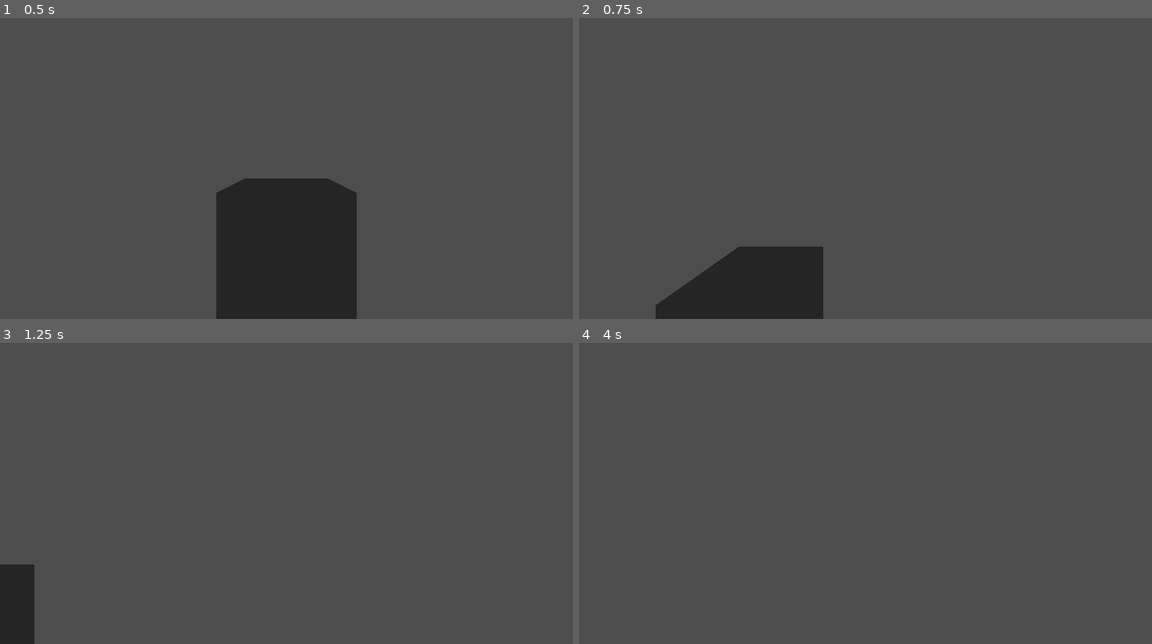
Above: before the commit, frames 1-4 (two rows, left to right).
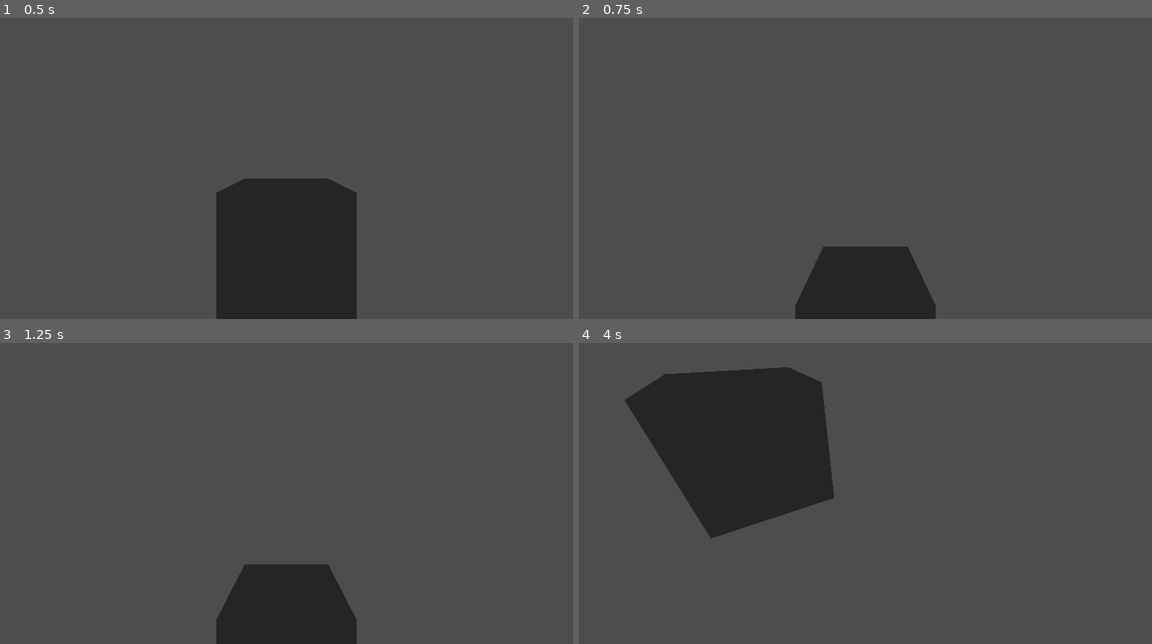
Above: after the commit, the same moments.

Repository: MichaelOdermatt/BasicGameTemplate
Game: Godot game, scene res://Assets/Scenes/Level1.tscn
Same seed, same stepped clock (60 frames per second), same inputs: the game is played once before the commit and once after it.
Inputs (mouse positions are in pixels of both pictures, inside the frame that each line leads up to):
- Up to frame 1 (0.5 s): no input
- Up to frame 2 (0.75 s): tap Enter (ui_accept) at 0.5 s; move the mouse to (991, 141) at 0.52 s; hold Right (ui_right) from 0.53 s (still down); click (991, 141) at 0.67 s
- Up to frame 3 (1.25 s): keep holding Right (ui_right); tap Enter (ui_accept) at 0.77 s
- Up to frame 4 (4 s): move the mouse to (750, 499) at 1.27 s; release Right (ui_right) at 1.28 s; hold Down (ui_down) 1.28-2.03 s; click (750, 499) at 1.42 s; tap Enter (ui_accept) at 1.52, 3.02, 3.5, 3.77 s; move the mouse to (922, 412) at 2.02 s; hold Right (ui_right) 2.03-2.78 s; click (922, 412) at 2.17 s; move the mouse to (836, 547) at 2.77 s; hold Up (ui_up) 2.78-3.53 s; click (836, 547) at 2.92 s; move the mouse to (1037, 529) at 3.52 s; hold Left (ui_left) from 3.53 s (still down); click (1037, 529) at 3.67 s

Frame 1 is identical in both runs. In frame 2, 9.2% of the frame differs, in the area x 13-63%, y 75-100%; in frame 3, 7.2%; in frame 4, 15%, in the area x 8-45%, y 8-65%.

Commit message:
Added player controller

Diff:
--- a/Assets/Scenes/Player.tscn
+++ b/Assets/Scenes/Player.tscn
@@ -1,10 +1,12 @@
-[gd_scene load_steps=3 format=3 uid="uid://x0bvv5xlt1xx"]
+[gd_scene load_steps=4 format=3 uid="uid://x0bvv5xlt1xx"]
 
 [ext_resource type="Script" path="res://Assets/Scripts/Player/BasicMovement.gd" id="1_3dxe5"]
+[ext_resource type="Script" path="res://Assets/Scripts/Player/Player.gd" id="1_k2u02"]
 
 [sub_resource type="CapsuleShape3D" id="CapsuleShape3D_marhc"]
 
 [node name="Player" type="Node"]
+script = ExtResource("1_k2u02")
 
 [node name="CharacterBody3D" type="CharacterBody3D" parent="."]
 collision_mask = 2
@@ -14,5 +16,7 @@
 transform = Transform3D(1, 0, 0, 0, 1, 0, 0, 0, 1, 0, 1, 0)
 shape = SubResource("CapsuleShape3D_marhc")
 
-[node name="Camera3D" type="Camera3D" parent="CharacterBody3D"]
+[node name="Neck" type="Node3D" parent="CharacterBody3D"]
+
+[node name="Camera3D" type="Camera3D" parent="CharacterBody3D/Neck"]
 transform = Transform3D(1, 0, 0, 0, 1, 0, 0, 0, 1, 0, 1.75, 0)
--- a/Assets/Scripts/Player/BasicMovement.gd
+++ b/Assets/Scripts/Player/BasicMovement.gd
@@ -2,9 +2,25 @@
 
 @export var speed = 5.0;
 @export var jump_velocity = 4.5;
+@export var min_look_angle = -45;
+@export var max_look_angle = 75;
+
+@onready var neck = $Neck;
+@onready var camera = $Neck/Camera3D;
 
 # Get the gravity from the project settings to be synced with RigidBody nodes.
 var gravity = ProjectSettings.get_setting("physics/3d/default_gravity")
+
+func _unhandled_input(event):
+	if Input.get_mouse_mode() == Input.MOUSE_MODE_CAPTURED:
+		if event is InputEventMouseMotion:
+			neck.rotate_y(-event.relative.x * 0.01 * 0.5);
+			camera.rotate_x(-event.relative.y * 0.01 * 0.5);
+			camera.rotation.x = clamp(
+				camera.rotation.x,
+				deg_to_rad(min_look_angle),
+				deg_to_rad(max_look_angle)
+			);
 
 func _physics_process(delta):
 	# Add the gravity.
@@ -17,8 +33,13 @@
 
 	# Get the input direction and handle the movement/deceleration.
 	# As good practice, you should replace UI actions with custom gameplay actions.
-	var input_dir = Input.get_vector("ui_left", "ui_right", "ui_up", "ui_down")
-	var direction = (transform.basis * Vector3(input_dir.x, 0, input_dir.y)).normalized()
+	var input_dir = Input.get_vector(
+		"movement_left",
+		"movement_right",
+		"movement_forward",
+		"movement_backward"
+	)
+	var direction = (neck.transform.basis * Vector3(input_dir.x, 0, input_dir.y)).normalized()
 	if direction:
 		velocity.x = direction.x * speed
 		velocity.z = direction.z * speed
--- a/Assets/Scripts/Player/Player.gd
+++ b/Assets/Scripts/Player/Player.gd
@@ -1 +1,9 @@
 extends Node;
+
+func _unhandled_input(event):
+    # We want to capture the mouse if the player has clicked inside the game window.
+    if event is InputEventMouseButton:
+        Input.set_mouse_mode(Input.MOUSE_MODE_CAPTURED);
+    # We want to release the mouse if the player has clicked escape.
+    elif event.is_action_pressed("ui_cancel"):
+        Input.set_mouse_mode(Input.MOUSE_MODE_VISIBLE);
--- a/project.godot
+++ b/project.godot
@@ -26,6 +26,29 @@
 window/size/resizable=false
 window/stretch/aspect="ignore"
 
+[input]
+
+movement_left={
+"deadzone": 0.5,
+"events": [Object(InputEventKey,"resource_local_to_scene":false,"resource_name":"","device":-1,"window_id":0,"alt_pressed":false,"shift_pressed":false,"ctrl_pressed":false,"meta_pressed":false,"pressed":false,"keycode":0,"physical_keycode":65,"key_label":0,"unicode":97,"echo":false,"script":null)
+]
+}
+movement_right={
+"deadzone": 0.5,
+"events": [null, Object(InputEventKey,"resource_local_to_scene":false,"resource_name":"","device":-1,"window_id":0,"alt_pressed":false,"shift_pressed":false,"ctrl_pressed":false,"meta_pressed":false,"pressed":false,"keycode":0,"physical_keycode":68,"key_label":0,"unicode":100,"echo":false,"script":null)
+]
+}
+movement_forward={
+"deadzone": 0.5,
+"events": [Object(InputEventKey,"resource_local_to_scene":false,"resource_name":"","device":-1,"window_id":0,"alt_pressed":false,"shift_pressed":false,"ctrl_pressed":false,"meta_pressed":false,"pressed":false,"keycode":0,"physical_keycode":87,"key_label":0,"unicode":119,"echo":false,"script":null)
+]
+}
+movement_backward={
+"deadzone": 0.5,
+"events": [Object(InputEventKey,"resource_local_to_scene":false,"resource_name":"","device":-1,"window_id":0,"alt_pressed":false,"shift_pressed":false,"ctrl_pressed":false,"meta_pressed":false,"pressed":false,"keycode":0,"physical_keycode":83,"key_label":0,"unicode":115,"echo":false,"script":null)
+]
+}
+
 [layer_names]
 
 3d_physics/layer_1="Player"
